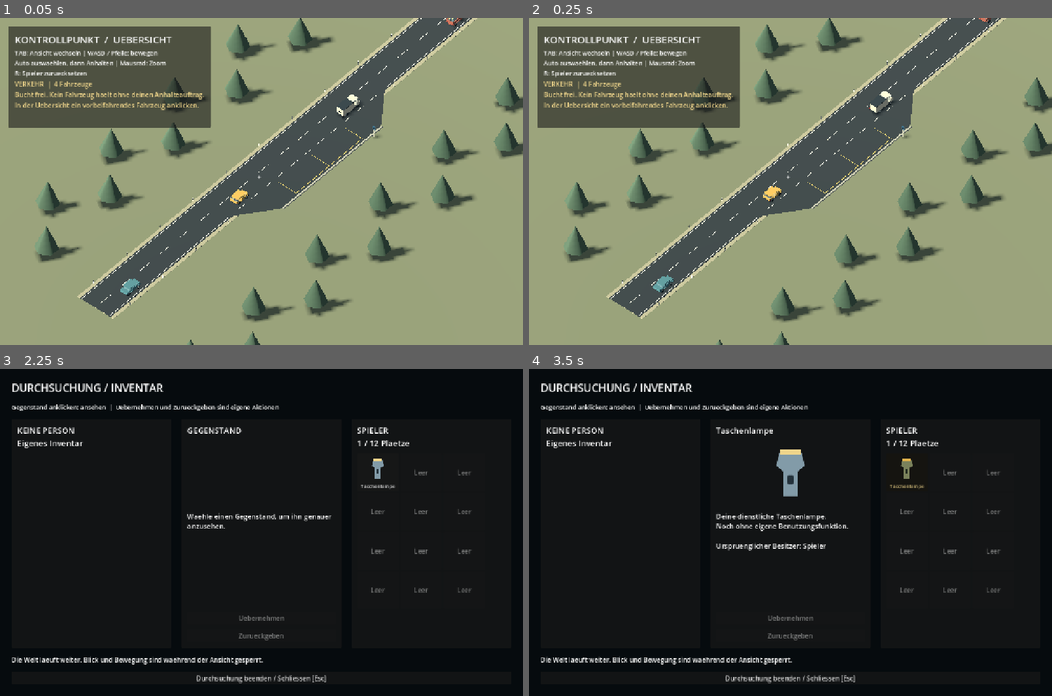
Above: before the commit, frames 1-4 (two rows, left to right).
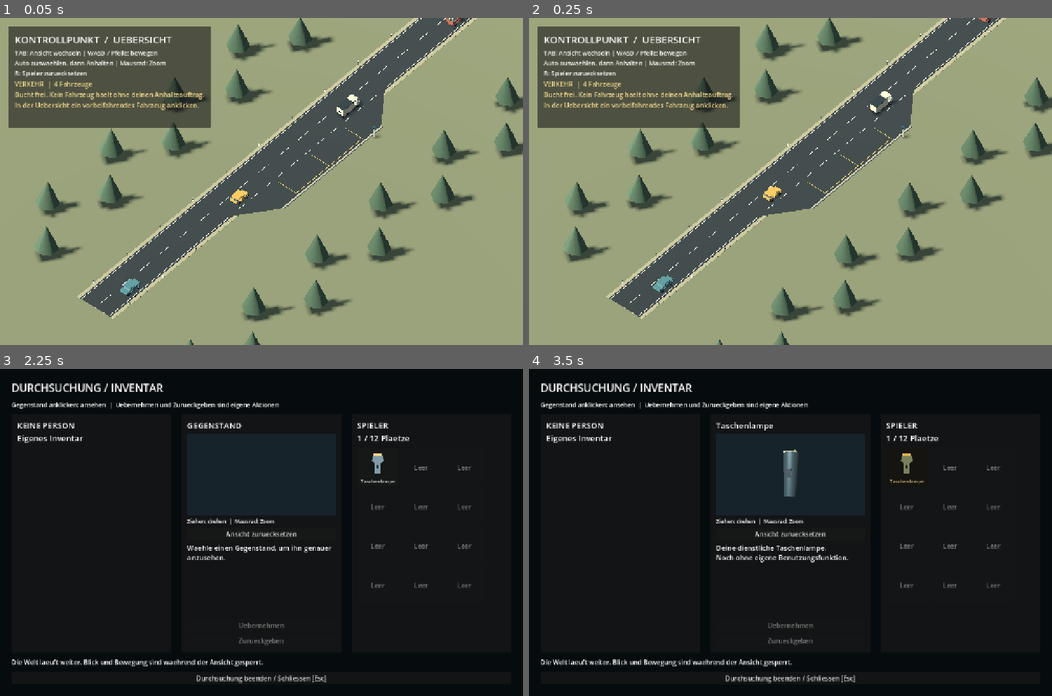
Above: after the commit, the same moments.

Repository: Hauskamel/traffic-society
Game: Godot game, scene res://main.tscn
Same seed, same stepped clock (60 frames per second), same inputs: the game is played once before the commit and once after it.
Inputs (mouse positions are in pixels of both pictures, inside the frame that each line leads up to):
- Up to frame 1 (0.05 s): no input
- Up to frame 2 (0.25 s): no input
- Up to frame 3 (2.25 s): tap Enter at 0.5 s; move the mouse to (376, 516) at 0.52 s; hold D 0.53-1.28 s; tap Tab at 0.6 s; click (376, 516) at 0.67 s; move the mouse to (235, 532) at 1.27 s; hold W from 1.28 s (still down); tap E at 1.35 s; click (235, 532) at 1.42 s; move the mouse to (271, 525) at 2.02 s; tap I at 2.1 s; click (271, 525) at 2.17 s
- Up to frame 4 (3.5 s): release W at 2.75 s; click "Taschenlampe" at 2.75 s

The runs differ from the first frame. In frame 1, less than 0.1% of the frame differs, in the area x 49-50%, y 48-50%; in frame 2, less than 0.1%; in frame 3, 4.4%; in frame 4, 5.3%, in the area x 2-91%, y 10-91%.

Commit message:
3D-Gegenstandsprüfung, längere Animationen und kompakter Fortschrittsbalken

Diff:
--- a/main.gd
+++ b/main.gd
@@ -29,6 +29,9 @@
 var searching_driver: Node3D
 var searching_car: Node3D
 var cargo_search_car: Node3D
+const Timings = preload("res://scripts/interaction_timings.gd")
+var crosshair: Label
+var search_progress: ProgressBar
 var cargo_search_clock := 0.0
 var cargo_start_pitch := 0.0
 var feedback := ""
@@ -208,12 +211,28 @@
 	stack.add_child(stop_button)
 	interact_hint = Label.new()
 	stack.add_child(interact_hint)
-	var crosshair := Label.new()
+	crosshair = Label.new()
 	crosshair.text = "+"
 	crosshair.set_anchors_and_offsets_preset(Control.PRESET_CENTER)
 	crosshair.position -= Vector2(5, 12)
 	crosshair.mouse_filter = Control.MOUSE_FILTER_IGNORE
 	layer.add_child(crosshair)
+	search_progress = ProgressBar.new()
+	search_progress.set_anchors_and_offsets_preset(Control.PRESET_CENTER)
+	search_progress.position -= Vector2(60, 4)
+	search_progress.custom_minimum_size = Vector2(120, 8)
+	search_progress.show_percentage = false
+	search_progress.add_theme_font_size_override("font_size", 1)
+	for style_name in ["background", "fill"]:
+		var style := StyleBoxFlat.new()
+		style.bg_color = Color("263943") if style_name == "background" else Color("efd58b")
+		style.set_corner_radius_all(3)
+		style.set_content_margin_all(0)
+		search_progress.add_theme_stylebox_override(style_name, style)
+	search_progress.size = Vector2(120, 8)
+	search_progress.mouse_filter = Control.MOUSE_FILTER_IGNORE
+	search_progress.visible = false
+	layer.add_child(search_progress)
 	interaction_panel = PanelContainer.new()
 	interaction_panel.position = Vector2(760, 280)
 	interaction_panel.mouse_filter = Control.MOUSE_FILTER_IGNORE
@@ -324,9 +343,9 @@
 	if is_instance_valid(searching_driver) and searching_driver.search_ready and not inventory_view.visible:
 		inventory_view.open_view(player_inventory, searching_car.inventory, searching_car.driver_name)
 	if is_instance_valid(cargo_search_car) and not inventory_view.visible:
-		cargo_search_clock = minf(1.4, cargo_search_clock + delta)
-		eyes.rotation.x = cargo_start_pitch + sin(cargo_search_clock / 1.4 * PI) * 0.055
-		if cargo_search_clock >= 1.4:
+		cargo_search_clock = minf(Timings.VEHICLE_SEARCH, cargo_search_clock + delta)
+		eyes.rotation.x = cargo_start_pitch + sin(cargo_search_clock / Timings.VEHICLE_SEARCH * PI) * 0.055
+		if cargo_search_clock >= Timings.VEHICLE_SEARCH:
 			eyes.rotation.x = cargo_start_pitch
 			inventory_view.open_view(player_inventory, cargo_search_car.cargo_inventory, "Fahrzeug " + cargo_search_car.plate_number, "Fahrzeug " + cargo_search_car.plate_number, true)
 	feedback_time = maxf(0, feedback_time - delta)
@@ -372,6 +391,13 @@
 
 func refresh_encounter_ui() -> void:
 	update_part_focus()
+	var animating_driver = traffic.controlled_car.driver if is_instance_valid(traffic.controlled_car) else null
+	var searching := (is_instance_valid(searching_driver) or is_instance_valid(cargo_search_car) or (is_instance_valid(animating_driver) and animating_driver.is_busy())) and not inventory_view.visible
+	search_progress.visible = searching
+	search_progress.size = Vector2(120, 8)
+	crosshair.visible = not searching and not inventory_view.visible and not aerial
+	if searching:
+		search_progress.value = (searching_driver.search_clock / searching_driver.SEARCH_DURATION if is_instance_valid(searching_driver) else (cargo_search_clock / Timings.VEHICLE_SEARCH if is_instance_valid(cargo_search_car) else animating_driver.progress)) * 100.0
 	var selected := traffic.selected_car
 	var controlled := traffic.controlled_car
 	stop_button.visible = aerial and is_instance_valid(selected)
--- a/scripts/driver_actor.gd
+++ b/scripts/driver_actor.gd
@@ -1,8 +1,9 @@
 extends Node3D
 ## Procedural placeholder animation, replaceable by a rigged GLB later.
 enum State { SEATED, EXITING, OUTSIDE, ENTERING, SEARCHING }
-const DURATION := 2.4
-const SEARCH_DURATION := 1.6
+const Timings = preload("res://scripts/interaction_timings.gd")
+const DURATION := Timings.DRIVER_TRANSITION
+const SEARCH_DURATION := Timings.PERSON_SEARCH
 var search_clock := 0.0
 var search_ready := false
 var state: State = State.SEATED
--- /dev/null
+++ b/scripts/interaction_timings.gd
@@ -0,0 +1,5 @@
+extends RefCounted
+const DRIVER_TRANSITION := 3.6
+const PERSON_SEARCH := 3.2
+const VEHICLE_SEARCH := 3.0
+const HINGE_RADIANS_PER_SECOND := 2.3
--- a/scripts/inventory_view.gd
+++ b/scripts/inventory_view.gd
@@ -16,7 +16,8 @@
 var right_title: Label
 var detail_name: Label
 var detail: RichTextLabel
-var preview: TextureRect
+const ItemPreview = preload("res://scripts/item_preview.gd")
+var preview: ItemPreview
 var take_button: Button
 var return_button: Button
 var status: Label
@@ -48,7 +49,7 @@
 		margin.add_theme_constant_override("margin_" + side, 28)
 	add_child(margin)
 	var layout := VBoxContainer.new()
-	layout.add_theme_constant_override("separation", 18)
+	layout.add_theme_constant_override("separation", 12)
 	margin.add_child(layout)
 	heading = label("DURCHSUCHUNG / INVENTAR", 26, layout)
 	instructions = label("Gegenstand anklicken: ansehen  |  Uebernehmen und Zurueckgeben sind eigene Aktionen", 15, layout)
@@ -73,14 +74,14 @@
 	left_grid = GridContainer.new()
 	left_grid.columns = 3
 	containers[0].add_child(left_grid)
+	containers[1].add_theme_constant_override("separation", 6)
 	detail_name = label("GEGENSTAND", 20, containers[1])
-	preview = TextureRect.new()
-	preview.custom_minimum_size = Vector2(160, 160)
-	preview.expand_mode = TextureRect.EXPAND_IGNORE_SIZE
-	preview.stretch_mode = TextureRect.STRETCH_KEEP_ASPECT_CENTERED
+	preview = ItemPreview.new()
 	containers[1].add_child(preview)
+	label("Ziehen: drehen  |  Mausrad: Zoom", 13, containers[1])
+	button("Ansicht zuruecksetzen", containers[1], preview.reset_view)
 	detail = RichTextLabel.new()
-	detail.custom_minimum_size = Vector2(0, 180)
+	detail.custom_minimum_size = Vector2(0, 75)
 	detail.size_flags_vertical = Control.SIZE_EXPAND_FILL
 	detail.add_theme_font_size_override("normal_font_size", 17)
 	containers[1].add_child(detail)
@@ -167,8 +168,8 @@
 	fill_grid(right_grid, player_inventory, "player")
 	var item := selected_item()
 	detail_name.text = item.get("name", "GEGENSTAND")
-	preview.texture = icon(item.icon) if not item.is_empty() else null
-	detail.text = (item.description + "\n\nUrspruenglicher Besitzer: " + item.owner) if not item.is_empty() else "Waehle einen Gegenstand, um ihn genauer anzusehen."
+	preview.set_item(item)
+	detail.text = item.description if not item.is_empty() else "Waehle einen Gegenstand, um ihn genauer anzusehen."
 	take_button.disabled = item.is_empty() or selected_source != "npc"
 	return_button.disabled = item.is_empty() or selected_source != "player" or npc_inventory == null or item.get("owner") != source_owner
 
--- /dev/null
+++ b/scripts/item_preview.gd
@@ -0,0 +1,170 @@
+extends SubViewportContainer
+## Isolated 3D inspection scene; no mutations to the inventory item.
+var viewport: SubViewport
+var world: Node3D
+var model: Node3D
+var camera: Camera3D
+var selected_id := ""
+var dragging := false
+var distance := 3.0
+
+func _ready() -> void:
+	custom_minimum_size = Vector2(300, 200)
+	stretch = true
+	mouse_filter = Control.MOUSE_FILTER_STOP
+	viewport = SubViewport.new()
+	viewport.size = Vector2i(512, 384)
+	viewport.own_world_3d = true
+	viewport.render_target_update_mode = SubViewport.UPDATE_WHEN_VISIBLE
+	add_child(viewport)
+	world = Node3D.new()
+	viewport.add_child(world)
+	var environment := WorldEnvironment.new()
+	var setting := Environment.new()
+	setting.background_mode = Environment.BG_COLOR
+	setting.background_color = Color("17232b")
+	setting.ambient_light_source = Environment.AMBIENT_SOURCE_COLOR
+	setting.ambient_light_color = Color("d4dfe4")
+	setting.ambient_light_energy = 0.65
+	environment.environment = setting
+	world.add_child(environment)
+	var light := DirectionalLight3D.new()
+	light.rotation_degrees = Vector3(-35, -25, 0)
+	light.light_energy = 1.1
+	world.add_child(light)
+	camera = Camera3D.new()
+	camera.fov = 35
+	world.add_child(camera)
+	camera.current = true
+	reset_view()
+
+func material(color: String, metallic := false) -> StandardMaterial3D:
+	var mat := StandardMaterial3D.new()
+	mat.albedo_color = Color(color)
+	mat.metallic = 0.65 if metallic else 0
+	mat.roughness = 0.5
+	return mat
+
+func cube(at: Vector3, size: Vector3, color: String) -> MeshInstance3D:
+	var mesh := MeshInstance3D.new()
+	var shape := BoxMesh.new()
+	shape.size = size
+	mesh.mesh = shape
+	mesh.material_override = material(color)
+	mesh.position = at
+	model.add_child(mesh)
+	return mesh
+
+func ring(at: Vector3, radius: float, color: String) -> void:
+	var mesh := MeshInstance3D.new()
+	var torus := TorusMesh.new()
+	torus.inner_radius = radius * 0.78
+	torus.outer_radius = radius
+	mesh.mesh = torus
+	mesh.material_override = material(color, true)
+	mesh.position = at
+	mesh.rotation.x = PI / 2
+	model.add_child(mesh)
+
+func text_on_surface(text: String, at: Vector3, back := false, width := 350.0) -> void:
+	var label := Label3D.new()
+	label.text = text
+	label.font_size = 44
+	label.pixel_size = 0.002
+	label.width = width
+	label.autowrap_mode = TextServer.AUTOWRAP_WORD_SMART
+	label.modulate = Color("263943")
+	label.outline_size = 0
+	label.position = at
+	label.rotation.y = PI if back else 0
+	model.add_child(label)
+
+func set_item(item: Dictionary) -> void:
+	var id: String = item.get("id", "")
+	if id == selected_id:
+		return
+	selected_id = id
+	if is_instance_valid(model):
+		world.remove_child(model)
+		model.queue_free()
+	model = Node3D.new()
+	world.add_child(model)
+	if item.is_empty():
+		return
+	match item.icon:
+		"keys":
+			ring(Vector3(-0.25, 0.25, 0), 0.22, "d5bd7e")
+			cube(Vector3(0, -0.12, 0), Vector3(0.12, 0.68, 0.07), "c9c2a5").rotation.z = -0.4
+			cube(Vector3(0.2, -0.12, 0.08), Vector3(0.12, 0.68, 0.07), "adb9bf").rotation.z = -0.7
+			for y in [-0.3, -0.4]:
+				cube(Vector3(0.12, y, 0), Vector3(0.17, 0.06, 0.07), "c9c2a5")
+			cube(Vector3(-0.43, -0.05, 0.04), Vector3(0.4, 0.23, 0.06), "d8cba6")
+			text_on_surface(item.owner, Vector3(-0.43, -0.05, 0.078), false, 160)
+		"wallet":
+			cube(Vector3.ZERO, Vector3(1, 0.65, 0.13), "92624d")
+			cube(Vector3(0, 0, 0.075), Vector3(0.94, 0.59, 0.025), "a97555")
+			cube(Vector3(0.35, 0, 0.11), Vector3(0.3, 0.18, 0.08), "c29b68")
+		"receipt":
+			cube(Vector3.ZERO, Vector3(0.9, 1.2, 0.018), "e1ddbf")
+			var lines: PackedStringArray = item.description.split("\n", false)
+			text_on_surface(item.name + "\n\n" + lines[0], Vector3(0, 0.12, 0.012))
+			text_on_surface("Notizen\n\n" + ("\n".join(lines.slice(1)) if lines.size() > 1 else "Keine weiteren Vermerke."), Vector3(0, 0.1, -0.012), true)
+		"case":
+			cube(Vector3.ZERO, Vector3(1.1, 0.62, 0.5), "617b83")
+			cube(Vector3(0, 0, 0.26), Vector3(1.1, 0.07, 0.035), "d3bd87")
+			for x in [-0.2, 0.2]:
+				cube(Vector3(x, 0.4, 0), Vector3(0.07, 0.2, 0.12), "d3bd87")
+			cube(Vector3(0, 0.49, 0), Vector3(0.46, 0.07, 0.12), "d3bd87")
+		"parcel":
+			cube(Vector3.ZERO, Vector3(0.95, 0.7, 0.65), "b08e63")
+			cube(Vector3.ZERO, Vector3(0.1, 0.71, 0.66), "e1c68b")
+			cube(Vector3(0.15, 0.1, 0.334), Vector3(0.5, 0.25, 0.01), "e1ddbf")
+			text_on_surface(item.name, Vector3(0.15, 0.1, 0.343), false, 220)
+		"bag":
+			cube(Vector3(0, -0.12, 0), Vector3(0.85, 0.8, 0.4), "839975")
+			ring(Vector3(0, 0.4, 0), 0.23, "d3bd87")
+		"rope":
+			for i in range(4):
+				ring(Vector3(0, 0, -0.12 + i * 0.08), 0.43, "c4a36b")
+			cube(Vector3(0.35, -0.4, 0), Vector3(0.09, 0.4, 0.09), "c4a36b").rotation.z = 0.4
+		"gloves":
+			for x in [-0.25, 0.25]:
+				cube(Vector3(x, -0.05, 0), Vector3(0.34, 0.6, 0.1), "b99d6c")
+				for finger in range(4):
+					cube(Vector3(x - 0.12 + finger * 0.08, 0.34, 0), Vector3(0.065, 0.25, 0.1), "b99d6c")
+				cube(Vector3(x + 0.21, 0.06, 0), Vector3(0.16, 0.22, 0.1), "b99d6c").rotation.z = -0.5
+		"flashlight":
+			var mesh := MeshInstance3D.new()
+			var cylinder := CylinderMesh.new()
+			cylinder.top_radius = 0.18
+			cylinder.bottom_radius = 0.13
+			cylinder.height = 1.0
+			mesh.mesh = cylinder
+			mesh.material_override = material("617b83", true)
+			model.add_child(mesh)
+			cube(Vector3(0, 0.51, 0), Vector3(0.29, 0.04, 0.29), "efd58b")
+			cube(Vector3(0, 0, 0.15), Vector3(0.1, 0.18, 0.05), "24323b")
+		_:
+			cube(Vector3.ZERO, Vector3(0.8, 0.8, 0.5), "617b83")
+	reset_view()
+
+func reset_view() -> void:
+	distance = 3.0
+	if is_instance_valid(model):
+		model.rotation = Vector3(-0.12, -0.25, 0)
+	if is_instance_valid(camera):
+		camera.position = Vector3(0, 0.05, distance)
+		camera.look_at(Vector3.ZERO)
+
+func _gui_input(event: InputEvent) -> void:
+	if event is InputEventMouseButton:
+		if event.button_index == MOUSE_BUTTON_LEFT:
+			dragging = event.pressed
+		elif event.pressed and event.button_index in [MOUSE_BUTTON_WHEEL_UP, MOUSE_BUTTON_WHEEL_DOWN]:
+			distance = clampf(distance + (-0.2 if event.button_index == MOUSE_BUTTON_WHEEL_UP else 0.2), 1.7, 5.0)
+			camera.position.z = distance
+		accept_event()
+	elif event is InputEventMouseMotion and dragging and is_instance_valid(model):
+		model.rotation.y += event.relative.x * 0.012
+		model.rotation.x += event.relative.y * 0.012
+		accept_event()
--- a/scripts/speed_settings.gd
+++ b/scripts/speed_settings.gd
@@ -4,6 +4,7 @@
 const BASE_TRAFFIC_SPEED_KMH := 10.8
 const TRAFFIC_SPEED_FACTOR := 2.0
 const TRAFFIC_SPEED_KMH := BASE_TRAFFIC_SPEED_KMH * TRAFFIC_SPEED_FACTOR
-const PARKING_SPEED_KMH := 9.0
+const PARKING_SPEED_KMH := 14.4
+const EXIT_SPEED_KMH := 9.0
 const WALK_SPEED_KMH := 12.6
 const SPRINT_SPEED_KMH := 21.6
--- a/scripts/traffic_car.gd
+++ b/scripts/traffic_car.gd
@@ -21,6 +21,7 @@
 const SpeedSettings = preload("res://scripts/speed_settings.gd")
 const ROAD_SPEED := SpeedSettings.TRAFFIC_SPEED_KMH / 3.6
 const BAY_SPEED := SpeedSettings.PARKING_SPEED_KMH / 3.6
+const EXIT_SPEED := SpeedSettings.EXIT_SPEED_KMH / 3.6
 var state: State = State.DRIVING
 var speed := ROAD_SPEED
 var route: Curve3D
@@ -283,7 +284,7 @@
 	if state == State.PULLING_OVER:
 		target = minf(BAY_SPEED, sqrt(maxf(0.0, 2.0 * 1.6 * remaining)))
 	elif state == State.LEAVING and position.z > -26:
-		target = BAY_SPEED
+		target = EXIT_SPEED
 	target = minf(target, speed_limit)
 	speed = move_toward(speed, target, 1.6 * delta)
 	var travel := minf(speed * delta, remaining)
--- a/scripts/vehicle_part.gd
+++ b/scripts/vehicle_part.gd
@@ -1,4 +1,5 @@
 extends Area3D
+const Timings = preload("res://scripts/interaction_timings.gd")
 ## A named physical target under the crosshair, with a reversible hinge animation.
 var vehicle: Node3D
 var pivot: AnimatableBody3D
@@ -73,7 +74,7 @@
 		driver_was_busy = false
 		opened = absf(angle()) > 0.1
 	var target := open_angle if opened else 0.0
-	var next := move_toward(angle(), target, delta * 3.5)
+	var next := move_toward(angle(), target, delta * Timings.HINGE_RADIANS_PER_SECOND)
 	if axis == Vector3.RIGHT:
 		pivot.rotation.x = next
 	else:
--- a/tests/cargo_interaction_test.gd
+++ b/tests/cargo_interaction_test.gd
@@ -56,7 +56,7 @@
 		root.get_texture().get_image().save_png("user://cargo-world-" + car.model_kind + ".png")
 		key(scene, KEY_E)
 		check(scene.cargo_search_car == car and not scene.inventory_view.visible, "E must begin short search before revealing cargo")
-		for i in range(90):
+		for i in range(210):
 			scene._physics_process(1.0 / 60.0)
 		var ui = scene.inventory_view
 		check(ui.visible and ui.vehicle_mode and ui.npc_inventory == car.cargo_inventory, "Search must open correct cargo inventory: " + car.model_kind)
--- a/tests/driver_menu_test.gd
+++ b/tests/driver_menu_test.gd
@@ -70,7 +70,7 @@
 		car.driver._physics_process(1.0 / 60.0)
 	scene.refresh_encounter_ui()
 	await capture("driver-exiting")
-	for i in range(110):
+	for i in range(240):
 		car.driver._physics_process(1.0 / 60.0)
 	check(car.driver.state == car.driver.State.OUTSIDE, "Driver must stand outside")
 	scene.eyes.look_at(car.driver.interaction_point())
@@ -86,7 +86,7 @@
 	wheel(scene, MOUSE_BUTTON_WHEEL_DOWN)
 	key(scene, KEY_E)
 	check(car.driver.state == car.driver.State.ENTERING, "Confirming entry must start animation")
-	for i in range(180):
+	for i in range(300):
 		car.driver._physics_process(1.0 / 60.0)
 	check(car.driver.can_drive(), "Driver must return to seat")
 	scene.eyes.look_at(car.window_point.global_position)
--- a/tests/driver_test.gd
+++ b/tests/driver_test.gd
@@ -9,7 +9,7 @@
 		failures.append(message)
 		push_error(message)
 
-func animate(driver: Node, frames := 180) -> void:
+func animate(driver: Node, frames := 300) -> void:
 	for i in range(frames):
 		driver._physics_process(1.0 / 60.0)
 
--- a/tests/inventory_test.gd
+++ b/tests/inventory_test.gd
@@ -43,11 +43,11 @@
 		car.driver.set_physics_process(false)
 		check(not car.driver.begin_search(), "Seated driver must not be searchable")
 		check(car.driver.request_exit(), "Every driver must be able to exit")
-		for i in range(180):
+		for i in range(300):
 			car.driver._physics_process(1.0 / 60.0)
 		check(car.driver.begin_search(), "Every outside driver must accept search")
 		check(not car.driver.begin_search(), "Repeated search request must be rejected")
-		for i in range(110):
+		for i in range(240):
 			car.driver._physics_process(1.0 / 60.0)
 		check(car.driver.search_ready, "Every driver must finish the short search animation")
 		car.driver.end_search()
--- /dev/null
+++ b/tests/item_inspection_test.gd
@@ -0,0 +1,64 @@
+extends SceneTree
+const Inventory = preload("res://scripts/item_inventory.gd")
+var failures: Array[String] = []
+
+func check(ok: bool, message: String) -> void:
+	if not ok:
+		failures.append(message)
+		push_error(message)
+
+func _initialize() -> void:
+	call_deferred("run")
+
+func run() -> void:
+	var scene = load("res://main.tscn").instantiate()
+	root.add_child(scene)
+	scene.inventory_view.open_view(scene.player_inventory, scene.traffic.cars[0].inventory, "Bobby Mayer")
+	var ui = scene.inventory_view
+	var preview = ui.preview
+	var seen: Dictionary = {}
+	var catalog: Array = scene.player_inventory.items.duplicate()
+	for car in scene.traffic.cars:
+		catalog.append_array(car.inventory.items)
+		catalog.append_array(car.cargo_inventory.items)
+	for item in catalog:
+		if seen.has(item.icon):
+			continue
+		seen[item.icon] = true
+		preview.set_item(item)
+		check(preview.model.get_child_count() > 0, "Every item category needs real 3D geometry: " + item.icon)
+		var before: Vector3 = preview.model.rotation
+		var down := InputEventMouseButton.new()
+		down.button_index = MOUSE_BUTTON_LEFT
+		down.pressed = true
+		preview._gui_input(down)
+		var drag := InputEventMouseMotion.new()
+		drag.relative = Vector2(45, 20)
+		preview._gui_input(drag)
+		check(preview.model.rotation != before, "Dragging must rotate: " + item.icon)
+		var up := InputEventMouseButton.new()
+		up.button_index = MOUSE_BUTTON_LEFT
+		preview._gui_input(up)
+		var zoom := InputEventMouseButton.new()
+		zoom.button_index = MOUSE_BUTTON_WHEEL_UP
+		zoom.pressed = true
+		preview._gui_input(zoom)
+		check(preview.distance < 3.0, "Wheel must zoom the 3D preview")
+		preview.reset_view()
+		check(preview.distance == 3.0 and preview.model.rotation.is_equal_approx(before), "Reset must restore angle and zoom")
+	check(seen.size() == 9, "All nine item categories must be covered")
+	ui.select_item("Bobby Mayer:receipt", "npc")
+	check(not ui.detail.text.contains("Besitzer"), "Inventory description must omit owner line")
+	check(ui.preview.model.get_child_count() >= 3, "Paper needs geometry and text on both sides")
+	await process_frame
+	await RenderingServer.frame_post_draw
+	root.get_texture().get_image().save_png("user://item-inspection-front.png")
+	ui.preview.model.rotation.y += PI
+	await process_frame
+	await RenderingServer.frame_post_draw
+	root.get_texture().get_image().save_png("user://item-inspection-back.png")
+	check(scene.player_inventory.items.size() == 1 and scene.traffic.cars[0].inventory.items.size() == 3, "Inspection must not change inventories")
+	check(ui.get_global_rect().end.y <= root.get_visible_rect().end.y + 1, "Inventory must fit the viewport")
+	if failures.is_empty():
+		print("PASS: nine 3D models, two-axis dragging, zoom, reset, front/back text, hidden owner line and inventory preservation")
+	quit(0 if failures.is_empty() else 1)
--- a/tests/search_interaction_test.gd
+++ b/tests/search_interaction_test.gd
@@ -26,7 +26,7 @@
 	car.state = car.State.PARKED
 	scene.traffic.controlled_car = car
 	check(car.driver.request_exit(), "Driver must exit before search")
-	for i in range(180):
+	for i in range(300):
 		car.driver._physics_process(1.0 / 60.0)
 	scene.aerial = false
 	scene.update_camera()
@@ -40,7 +40,15 @@
 	check(car.driver.state == car.driver.State.SEARCHING, "Confirm must start search pose")
 	check(not scene.inventory_view.visible, "Items must stay hidden until search animation completes")
 	check(not car.driver.request_enter() and not car.release(), "Driver must not enter or leave during search")
-	for i in range(110):
+	for i in range(60):
+		car.driver._physics_process(1.0 / 60.0)
+		scene._physics_process(1.0 / 60.0)
+	check(scene.search_progress.size.y <= 10, "Progress indicator must remain compact")
+	check(scene.search_progress.visible and not scene.crosshair.visible and scene.search_progress.value > 0 and scene.search_progress.value < 100, "Search must show a partial progress bar instead of crosshair")
+	await process_frame
+	await RenderingServer.frame_post_draw
+	root.get_texture().get_image().save_png("user://search-progress.png")
+	for i in range(240):
 		car.driver._physics_process(1.0 / 60.0)
 	scene._physics_process(1.0 / 60.0)
 	var ui = scene.inventory_view
--- a/tests/vehicle_parts_test.gd
+++ b/tests/vehicle_parts_test.gd
@@ -109,10 +109,10 @@
 	animate(car, 1)
 	check(absf(car.driver_door.rotation.y) > 1.0, "Exit must not snap an already open door closed")
 	check(not door.toggle(), "Manual toggle must be blocked during driver animation")
-	animate(car, 180)
+	animate(car, 300)
 	check(door.is_closed(), "Automatic exit must leave the manual part in a closed state")
 	check(car.driver.request_enter(), "Driver must still re-enter")
-	animate(car, 180)
+	animate(car, 300)
 	check(car.release(), "Closed car with seated driver must accept release")
 	check(not door.toggle(), "Moving vehicles must not allow opening parts")
 	if failures.is_empty():
Not shown, added: scripts/interaction_timings.gd.uid
Not shown, added: scripts/item_preview.gd.uid
Not shown, added: tests/cargo_interaction_test.gd.uid
Not shown, added: tests/cargo_test.gd.uid
Not shown, changed: docs/ENTWICKLUNG.md
